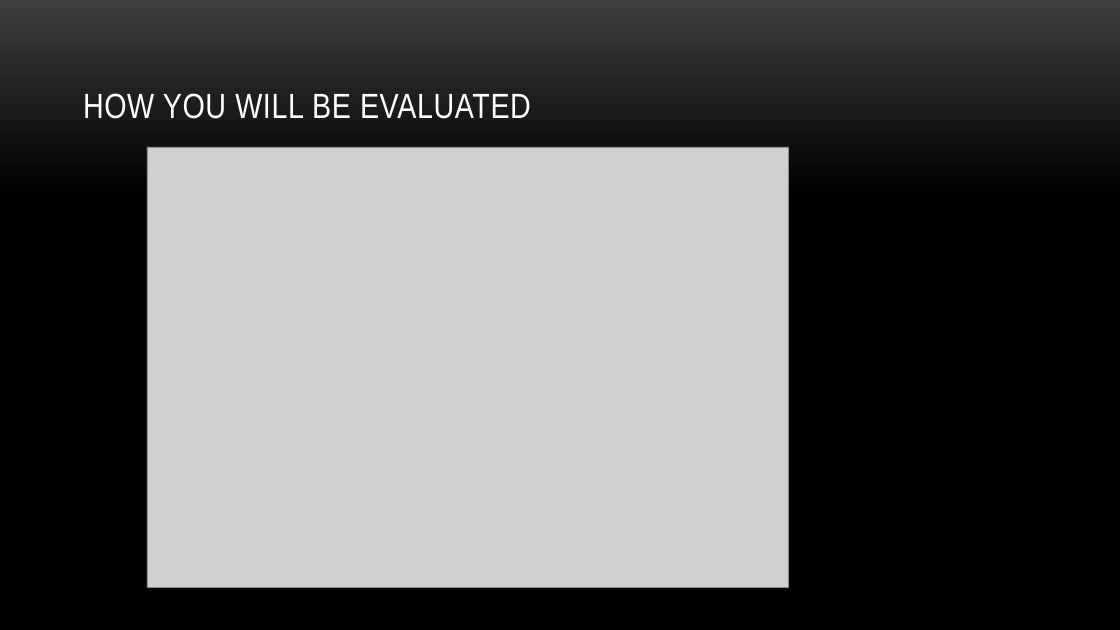
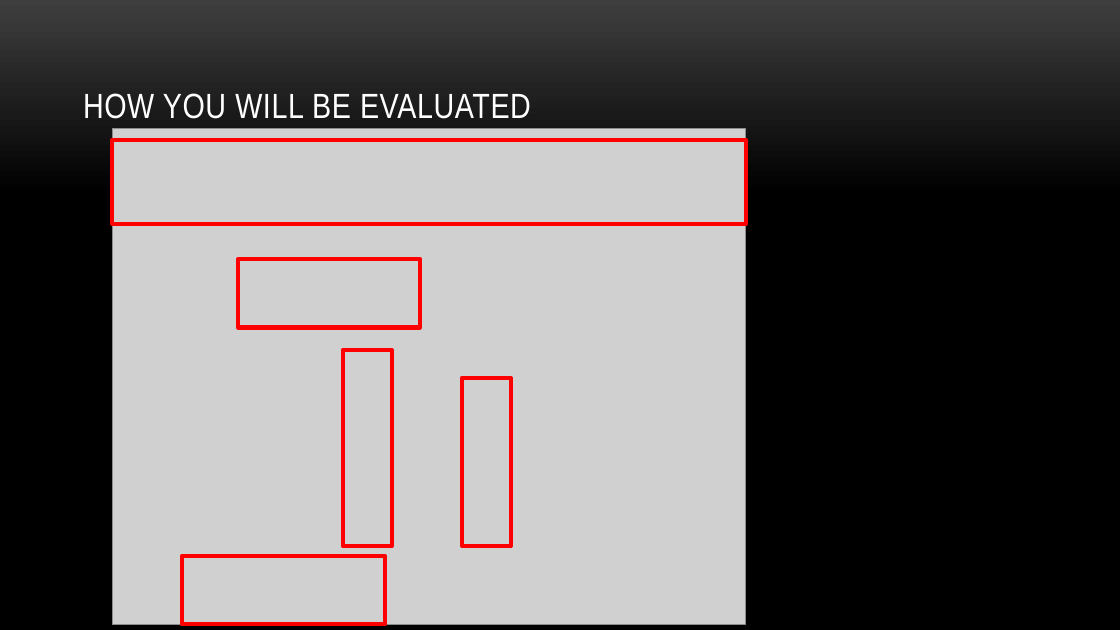
Before and after one commit to myuwbclasses/IntroGameDevelopment, a slide deck: slide 16 of PPT/Intro.pptx (slide 18 before the commit). Drawn at 1120x630 pixels with LibreOffice and Linux fonts; fonts in the diff are those of the drawing; grey boxes stand for pictures; background and template pictures are left out. Boxes give left, top, right and bottom in pixels: in the first picture for what was removed or moved away, otherwise in the second. Text is boxed around its words. In the diff, an @@ line names an element or a change of style, - is before the commit and + after.

```diff
--- a/PPT/Intro.pptx
+++ b/PPT/Intro.pptx
@@ picture: place and size @@
-picture at bbox=[147, 147, 789, 587]
+picture at bbox=[112, 129, 745, 624]
@@ rectangle added at bbox=[112, 140, 745, 224], outline #FF0000 3.5 pt @@
@@ rectangle added at bbox=[238, 259, 420, 328], outline #FF0000 3.5 pt @@
@@ rectangle added at bbox=[343, 350, 392, 547], outline #FF0000 3.5 pt @@
@@ rectangle added at bbox=[462, 378, 511, 546], outline #FF0000 3.5 pt @@
@@ rectangle added at bbox=[182, 556, 386, 625], outline #FF0000 3.5 pt @@
```
Also in this commit, not shown: 4 other slides changed, 54 other files.
